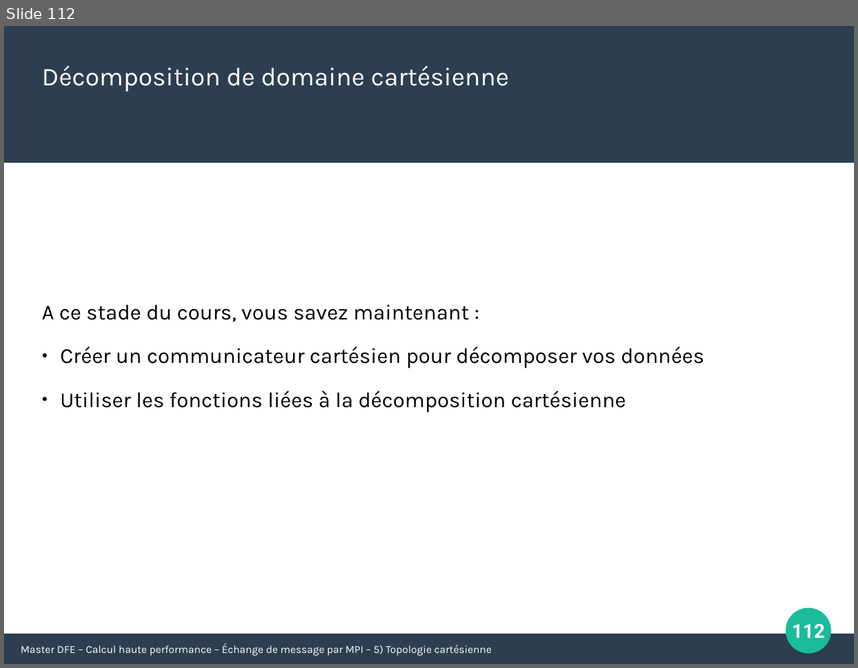
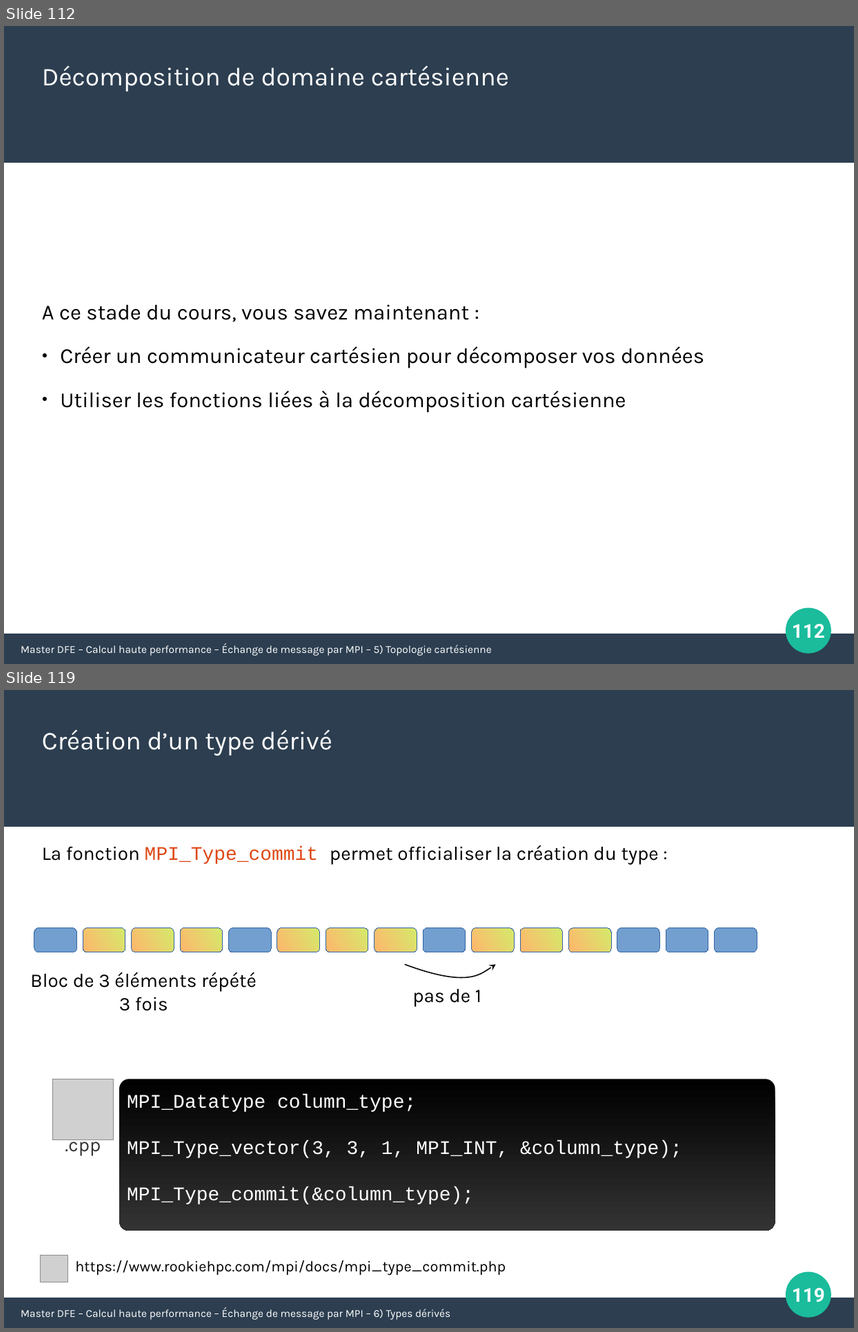
Before and after one commit to Maison-de-la-Simulation/HPC-DFE-Paris-Saclay, a slide deck: support/MPI.odp. Shown one above the other, each under a label of ours: slide 112 before the commit, slides 112 and 119 after it; the slides between them are not shown. The pictures are 858x668 and 858x1332 pixels, drawn with LibreOffice and Linux fonts; fonts in the diff are those of the drawing; grey boxes stand for pictures. Boxes give left, top, right and bottom in pixels: in the first picture for what was removed or moved away, otherwise in the second. Text is boxed around its words. In the diff, an @@ line names an element or a change of style, - is before the commit and + after.

```diff
--- a/support/MPI.odp
+++ b/support/MPI.odp
@@ slide 119 added at (4,690,854,1328), background #FFFFFF; not listed: 3 template elements that a slide beside it also shows @@
@@ text added at (42,729,332,756), 24 pt, text #FFFFFF @@
+Création d’un type dérivé
@@ text added at (42,845,659,864), 18 pt, text #000000 @@
+La fonction MPI_Type_commit permet officialiser la création du type :
@@ rounded rectangle added at (34,927,76,952), fill #729FCF, outline #3465A4 0 pt @@
@@ rounded rectangle added at (83,927,125,952), fill gradient #D4EA6B to #FFB66C, outline #3465A4 0 pt @@
@@ rounded rectangle added at (131,927,174,952), fill gradient #D4EA6B to #FFB66C, outline #3465A4 0 pt @@
@@ rounded rectangle added at (180,927,222,952), fill gradient #D4EA6B to #FFB66C, outline #3465A4 0 pt @@
@@ rounded rectangle added at (228,927,271,952), fill #729FCF, outline #3465A4 0 pt @@
@@ rounded rectangle added at (277,927,319,952), fill gradient #D4EA6B to #FFB66C, outline #3465A4 0 pt @@
@@ rounded rectangle added at (326,927,368,952), fill gradient #D4EA6B to #FFB66C, outline #3465A4 0 pt @@
@@ rounded rectangle added at (375,927,417,952), fill gradient #D4EA6B to #FFB66C, outline #3465A4 0 pt @@
@@ rounded rectangle added at (423,927,466,952), fill #729FCF, outline #3465A4 0 pt @@
@@ rounded rectangle added at (471,927,514,952), fill gradient #D4EA6B to #FFB66C, outline #3465A4 0 pt @@
@@ rounded rectangle added at (520,927,562,952), fill gradient #D4EA6B to #FFB66C, outline #3465A4 0 pt @@
@@ rounded rectangle added at (568,927,611,952), fill gradient #D4EA6B to #FFB66C, outline #3465A4 0 pt @@
@@ rounded rectangle added at (617,927,660,952), fill #729FCF, outline #3465A4 0 pt @@
@@ rounded rectangle added at (666,927,708,952), fill #729FCF, outline #3465A4 0 pt @@
@@ rounded rectangle added at (715,927,757,952), fill #729FCF, outline #3465A4 0 pt @@
@@ text added at (30,972,257,1011), 18 pt, text #000000 @@
+Bloc de 3 éléments répété 3 fois
@@ freeform shape added at (405,964,496,975), outline #000000 0.99 pt @@
@@ text added at (412,989,481,1007), 18 pt, text #000000 @@
+pas de 1
@@ picture added at (52,1078,114,1140) @@
@@ rounded rectangle added at (120,1078,775,1231), fill gradient #000000 to #333333 @@
@@ text added at (127,1094,682,1204), 18 pt, text #FFFFFF @@
+MPI_Datatype column_type;
+MPI_Type_vector(3, 3, 1, MPI_INT, &column_type);
+MPI_Type_commit(&column_type);
@@ text added at (65,1139,101,1156), 18 pt, text #333333 @@
+.cpp
@@ picture added at (41,1254,67,1281) @@
@@ text added at (75,1260,506,1275), 14 pt, text #000000 @@
+https://www.rookiehpc.com/mpi/docs/mpi_type_commit.php
@@ page number added at (792,1288,825,1302), 18 pt, text #FFFFFF, bold @@
+119
@@ text added at (21,1308,450,1319), 10 pt, text #FFFFFF @@
+Master DFE – Calcul haute performance – Échange de message par MPI – 6) Types dérivés
```
Also in this commit, not shown: 8 other slides added, 2 other files.
